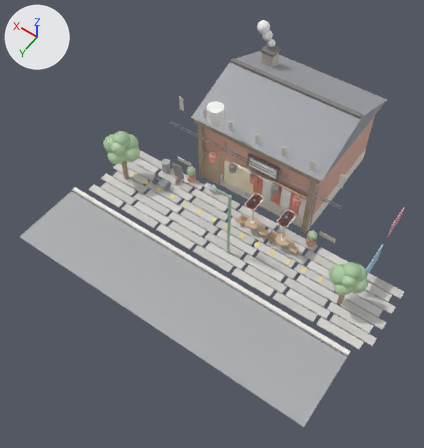
What one commit did to the glTF model models/ramen_12.glb.
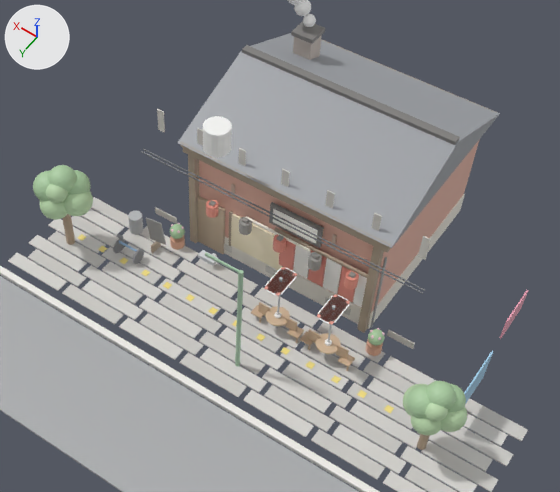
There are two pictures of each version: one whole from a 50 mm camera at (-11.2, 23.3, 26.7) aimed at (-0.1, 7.7, 2.2), one close up on the part from 20% to 100% of the width and 7% to 74% of the height. Every picture has the same lights, and +X, +Y and +Z are marked at upper left. The last two pictures show the newer version.

In view in the first close-up: 'geometry_0'.
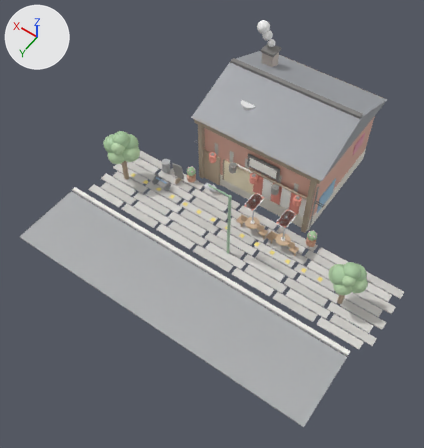
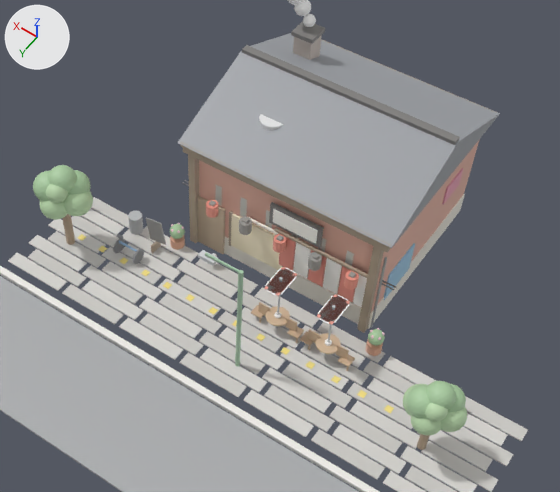
Commit message: phase2: refine models/ramen_12.glb

The change, as JSON lines over the scene's bpy script:
```json
{"block": "me_geometry_0", "where": "# used by ob_geometry_0; location = (0.0, 0.0, 0.0)"}
{"op": "remove", "block": "me_geometry_0", "code": "me_geometry_0.from_pydata(...)  # 7460 vertices, 14023 faces; spans x -10.0..9.2, y -4.0..13.4, z 0.0..8.1"}
{"op": "add", "block": "me_geometry_0", "code": "me_geometry_0.from_pydata(...)  # 7444 vertices, 13999 faces; spans x -10.0..9.2, y -4.0..13.4, z 0.0..8.1"}
{"block": "me_geometry_0", "change": "me_geometry_0 part 1: the loose piece of 8 vertices spanning x 2.0..3.0, y 3.5..3.6, z 0.2..0.6 is moved by (-5.5, -0.1, -0.1)"}
{"block": "me_geometry_0", "change": "me_geometry_0 part 2: a new loose piece, a box spanning x -3.805..-3.755, y 0.85..2.65, z 0.75..2.05, in mat_defaultmaterial"}
{"block": "me_geometry_0", "change": "me_geometry_0 part 3: a new loose piece, a box spanning x -3.805..-3.755, y -2.35..-1.15, z 2.3..3.1, in mat_defaultmaterial"}
{"block": "me_geometry_0", "change": "me_geometry_0 part 4: the loose piece of 8 vertices spanning x 4.5..5.5, y 3.5..3.6, z 0.2..0.6 is deleted"}
{"block": "me_geometry_0", "change": "me_geometry_0 part 5: the loose piece of 8 vertices spanning x 4.9..5.1, y 3.5..3.6, z 4.6..5.4 is deleted"}
{"block": "me_geometry_0", "change": "me_geometry_0 part 6"}
{"block": "me_geometry_0", "change": "46 vertices are removed from x -8.0..5.5, y 1.8..5.7, z 0.2..6.9"}
{"block": "me_geometry_0", "change": "135 faces are deleted"}
{"block": "me_geometry_0", "change": "5 vertices in x -1.3..1.3, y 3.6..3.8, z 0.6..2.7 move by (0.0, -0.1, -0.2)"}
{"block": "me_geometry_0", "change": "4 vertices in x -1.3..1.3, y 3.7..3.8, z 2.7 move by (0.0, -0.1, -0.1)"}
{"block": "me_geometry_0", "change": "103 vertices move from x -8.0..5.5, y 1.8..5.7, z 0.2..6.9 to x -4.3..3.5, y 1.3..3.5, z 0.2..5.5"}
{"block": "me_geometry_0", "change": "22 vertices are added at x -1.0..3.5, y 1.3..3.5, z 0.2..5.5"}
{"block": "me_geometry_0", "change": "8 new vertices lie (8.6, 0.0, 0.0) away from vertices in x -8.0, y 1.8..5.7, z 0.9..3.3"}
{"block": "me_geometry_0", "change": "111 new faces join them"}
{"block": "me_geometry_0", "change": "me_geometry_0 part 7: 19 kept faces spanning x -4.3..2.1, y 1.4..3.5, z 1.6..5.5 get new vertex colours"}
```

What differs and where, as boxes (x1, y1, x2, y2) in the close-ups (560 x 492 px; the box of a moved part takes in the faces that stretch with it):
```json
{"part": 1, "of": "me_geometry_0", "change": "moved or reshaped", "before": [224, 243, 232, 253], "on screen": "not visible afterwards"}
{"part": 2, "of": "me_geometry_0", "change": "added", "after": [384, 243, 415, 300], "on screen": "blue"}
{"part": 3, "of": "me_geometry_0", "change": "added", "after": [442, 168, 463, 205]}
{"part": 4, "of": "me_geometry_0", "change": "deleted", "before": [155, 207, 177, 224]}
{"part": 5, "of": "me_geometry_0", "change": "deleted", "before": [157, 109, 165, 133]}
{"part": 6, "of": "me_geometry_0", "change": "moved or reshaped", "before": [140, 116, 528, 394], "after": [182, 114, 396, 290]}
{"part": 7, "of": "me_geometry_0", "change": "recoloured", "before": [465, 292, 528, 403], "after": [259, 119, 274, 130]}
```
